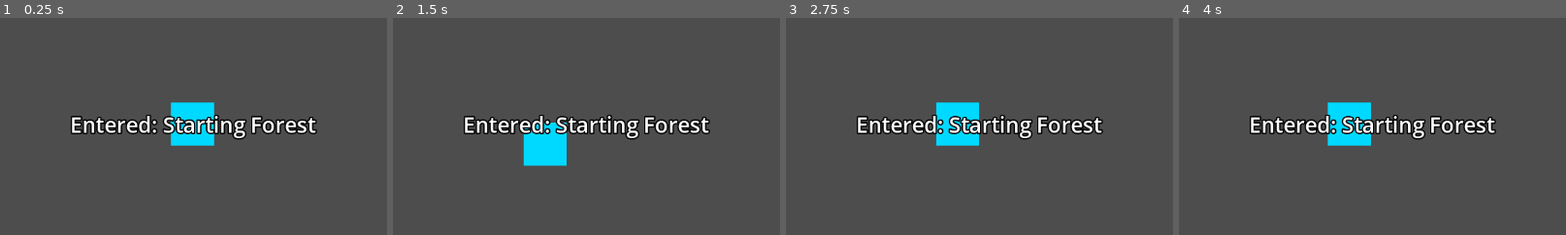
Above: before the commit, frames 1-4 (left to right).
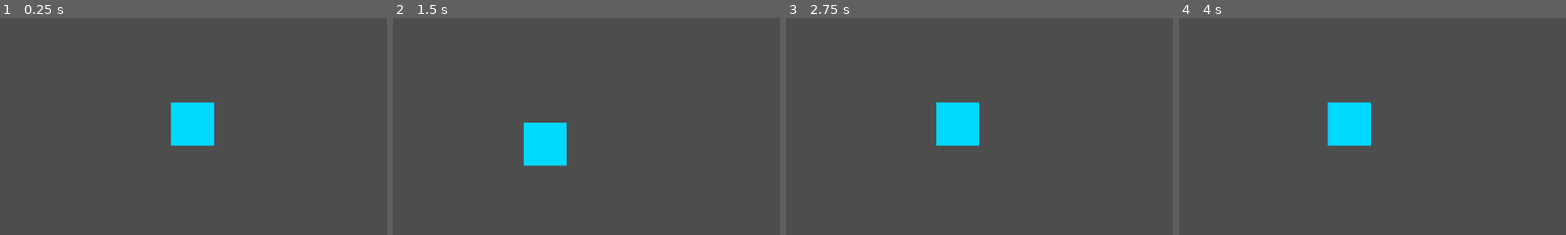
Above: after the commit, the same moments.

Repository: HoangAnhWilliam/Rescue-the-idol-godot
Game: Godot game, scene res://scenes/main.tscn
Same seed, same stepped clock (60 frames per second), same inputs: the game is played once before the commit and once after it.
Inputs:
- Up to frame 1 (0.25 s): no input
- Up to frame 2 (1.5 s): tap Enter at 0.5 s; hold D (move_right) 0.53-1.28 s; tap E (interact) at 0.6, 1.35 s; hold S (move_down) from 1.28 s (still down)
- Up to frame 3 (2.75 s): release S (move_down) at 2.03 s; hold D (move_right) from 2.03 s (still down); tap E (interact) at 2.1 s
- Up to frame 4 (4 s): tap Space (special_skill) at 2.75 s; release D (move_right) at 2.78 s; hold W (move_up) 2.78-3.53 s; tap E (interact) at 2.85, 3.6 s; tap Enter at 3.5 s; hold A (move_left) from 3.53 s (still down)
The pictures show only the part of the screen within x 25-75%, y 26-76%; the shares and areas given below are measured in that part.

The runs differ from the first frame. In frame 1, 3.6% of the frame differs, in the area x 18-82%, y 44-57%; in frame 2, 3.5%; in frame 3, 3.6%; in frame 4, 3.6%.

Commit message:
Fix BiomeNotification: Attach missing script and improve positioning
ROOT CAUSE: BiomeNotification Label had NO SCRIPT attached!
The script existed but was never connected to the Label node in main.tscn

Fixes:
1. Added ExtResource for biome_notification.gd script
2. Attached script to BiomeNotification Label (line 53)
3. Moved BiomeNotification from UI/HUD to UI (CanvasLayer) for independence
4. Improved styling:
   - Font size: 32 → 40 (more visible)
   - Outline size: 8 → 10 (better contrast)
   - Added black outline color
   - Size: 365x45 → 400x60 (larger box)
   - Added vertical_alignment center

Now the notification script will actually run and:
- Show correct biome names
- Display proper colors
- Auto-hide after 5 seconds
- Only show on first visit

Diff:
--- a/scenes/main.tscn
+++ b/scenes/main.tscn
@@ -6,6 +6,7 @@
 [ext_resource type="PackedScene" uid="uid://dqgv3u1riibqd" path="res://scenes/ui/hud.tscn" id="3_jyhfs"]
 [ext_resource type="PackedScene" uid="uid://cekjlfyi6xt4g" path="res://scenes/ui/upgrade_menu.tscn" id="3_sugp2"]
 [ext_resource type="Script" uid="uid://pfvp4p5722o0" path="res://scripts/biome_generator.gd" id="5_tbgi4"]
+[ext_resource type="Script" uid="uid://c4xuh4mwwgo8q" path="res://scripts/biome_notification.gd" id="6_biome_notif"]
 
 [node name="Main" type="Node2D"]
 
@@ -31,22 +32,24 @@
 
 [node name="HUD" parent="UI" instance=ExtResource("3_jyhfs")]
 
-[node name="BiomeNotification" type="Label" parent="UI/HUD"]
-layout_mode = 1
+[node name="BiomeNotification" type="Label" parent="UI"]
 anchors_preset = 8
 anchor_left = 0.5
 anchor_top = 0.5
 anchor_right = 0.5
 anchor_bottom = 0.5
-offset_left = -182.5
-offset_top = -22.5
-offset_right = 182.5
-offset_bottom = 22.5
+offset_left = -200.0
+offset_top = -30.0
+offset_right = 200.0
+offset_bottom = 30.0
 grow_horizontal = 2
 grow_vertical = 2
-theme_override_constants/outline_size = 8
-theme_override_font_sizes/font_size = 32
+theme_override_colors/font_outline_color = Color(0, 0, 0, 1)
+theme_override_constants/outline_size = 10
+theme_override_font_sizes/font_size = 40
 text = "Entered: Starting Forest"
 horizontal_alignment = 1
+vertical_alignment = 1
+script = ExtResource("6_biome_notif")
 
 [node name="UpgradeMenu" parent="." groups=["upgrade_menu"] instance=ExtResource("3_sugp2")]
Not shown: 1 places in scenes/main.tscn that only renumber resources
